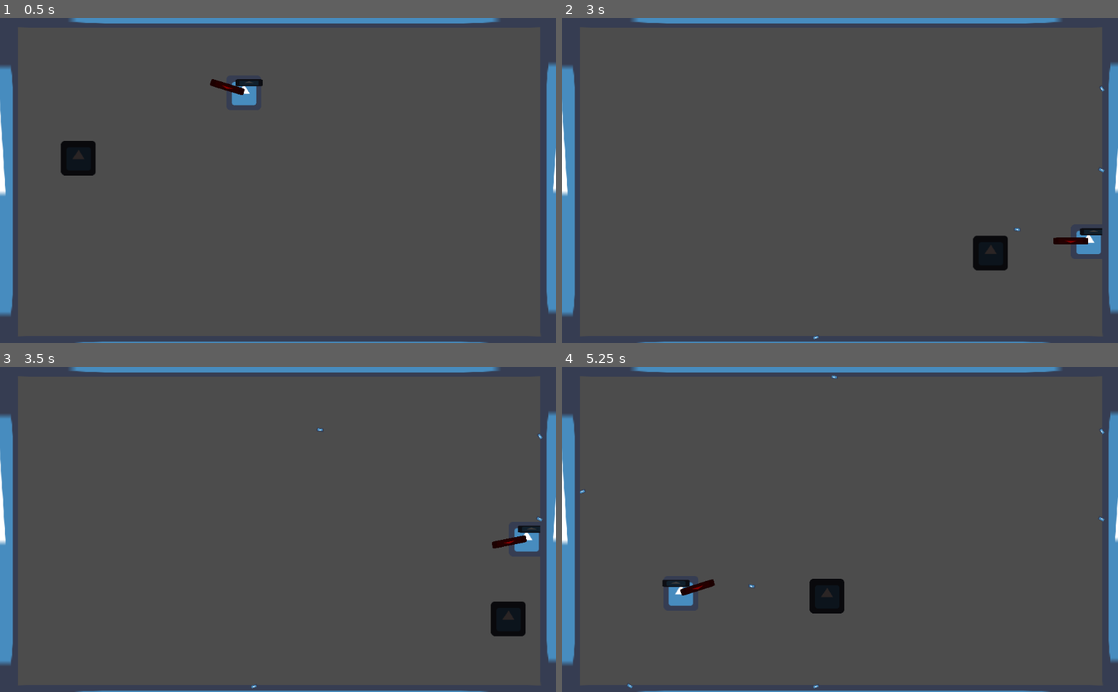
Above: before the commit, frames 1-4 (two rows, left to right).
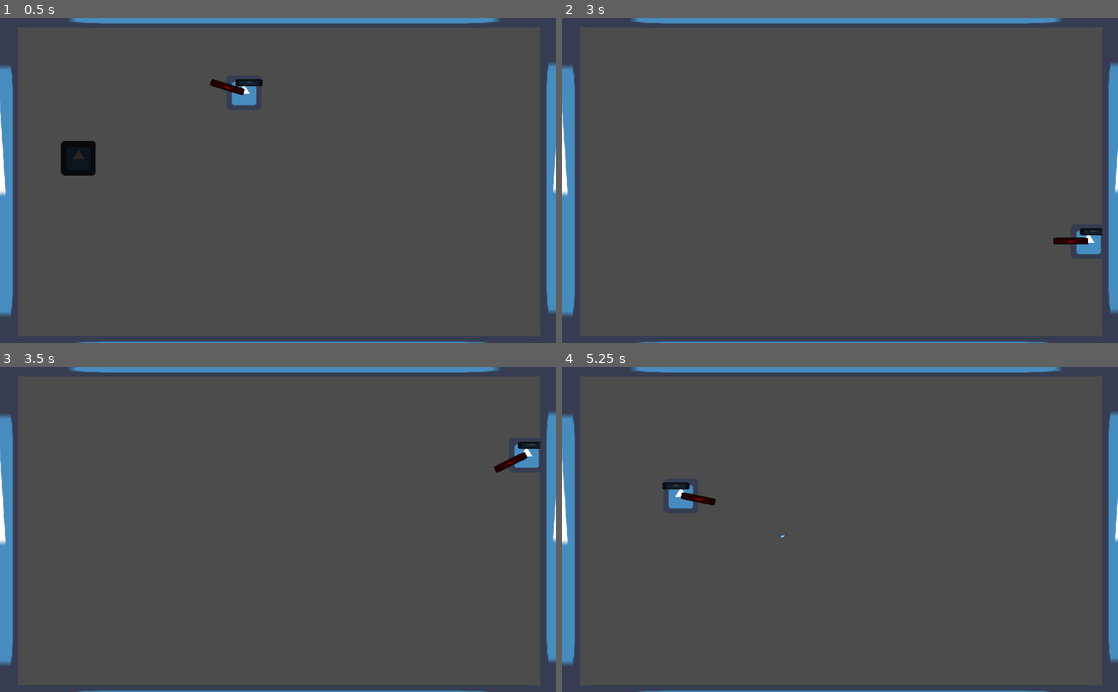
Above: after the commit, the same moments.

Repository: gath-thee-thaw/gohome-thegame
Game: Godot game, scene res://Node2D.tscn
The game is run twice, just before and just after one commit, with the same random seed, the same clock (stepped at 60 frames per second) and the same inputs. The engine's default icon, where the game draws it, is replaced by a stand-in: a white triangle on a blue panel in a dark square.
Inputs (mouse positions are in pixels of both pictures, inside the frame that each line leads up to):
- Up to frame 1 (0.5 s): no input
- Up to frame 2 (3 s): move the mouse to (962, 164) at 0.52 s; hold D (right) 0.53-1.28 s; click (962, 164) at 0.6 s; move the mouse to (728, 196) at 1.27 s; hold S (down) 1.28-2.03 s; click (728, 196) at 1.35 s; move the mouse to (895, 109) at 2.02 s; hold D (right) 2.03-2.78 s; click (895, 109) at 2.1 s; move the mouse to (812, 245) at 2.77 s; hold W (up) from 2.78 s (still down); click (812, 245) at 2.85 s
- Up to frame 3 (3.5 s): keep holding W (up)
- Up to frame 4 (5.25 s): move the mouse to (1006, 578) at 3.52 s; release W (up) at 3.53 s; hold A (left) 3.53-5.03 s; click (1006, 578) at 3.6 s; move the mouse to (673, 480) at 4.27 s; click (673, 480) at 4.35 s; move the mouse to (867, 529) at 5.02 s; hold S (down) from 5.03 s (still down); click (867, 529) at 5.1 s

Frame 1 is identical in both runs. In frame 2, 0.7% of the frame differs, in the area x 45-98%, y 20-99%; in frame 3, 1.6%; in frame 4, 1.7%, in the area x 3-98%, y 2-99%.

Commit message:
biksdnbcjsnvlknwv

Diff:
--- a/Node2D.tscn
+++ b/Node2D.tscn
@@ -45,7 +45,7 @@
 [node name="spawnPoint" type="Node2D" parent="Player/rifle"]
 position = Vector2( 65, 0 )
 
-[node name="enemy" type="KinematicBody2D" parent="."]
+[node name="enemy" type="KinematicBody2D" parent="." groups=["enemy"]]
 position = Vector2( 264, 168 )
 script = ExtResource( 3 )
 
--- a/scenes/bullet.tscn
+++ b/scenes/bullet.tscn
@@ -7,7 +7,7 @@
 
 
 var velocity = Vector2(0, 0)
-var speed = 500
+var speed = 1000
 var mousePos
 var playerDirection
 var playerSpeed
@@ -21,7 +21,12 @@
 
 func _process(delta):
 	#position += playerDirection * playerSpeed + transform.x * speed * delta
-	move_and_collide((playerDirection * playerSpeed + dir * speed)* delta)
+	var obj = move_and_collide((playerDirection * playerSpeed + dir * speed) * delta)
+	if(obj):
+		if obj.collider.is_in_group(\"enemy\"):
+			obj.collider.queue_free()
+		queue_free()
+
 
 
 "
